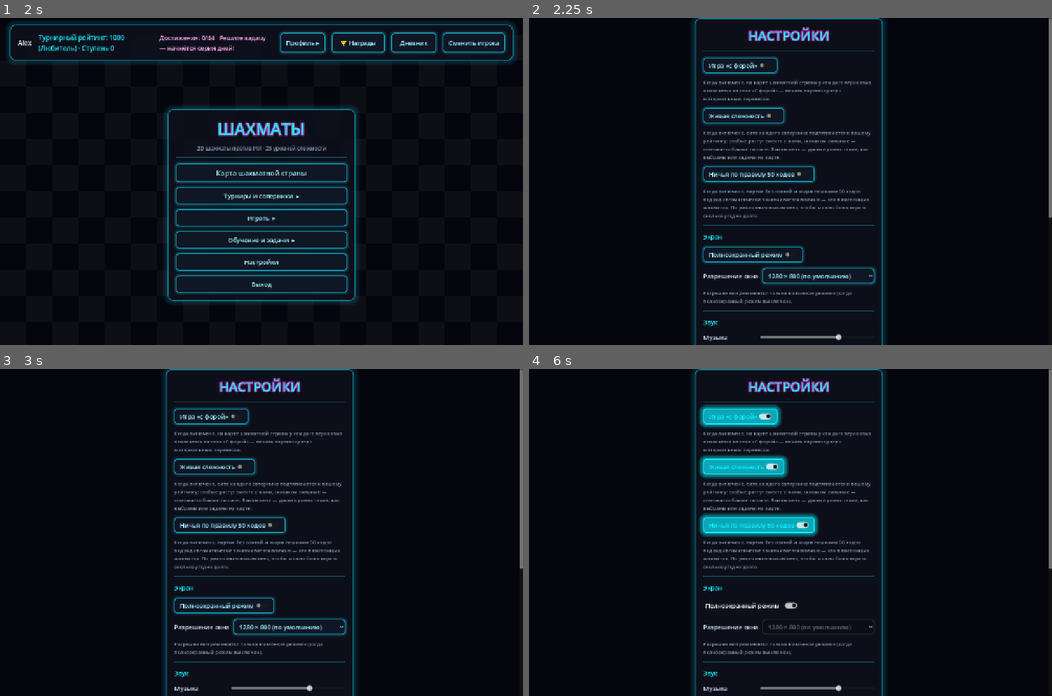
Above: before the commit, frames 1-4 (two rows, left to right).
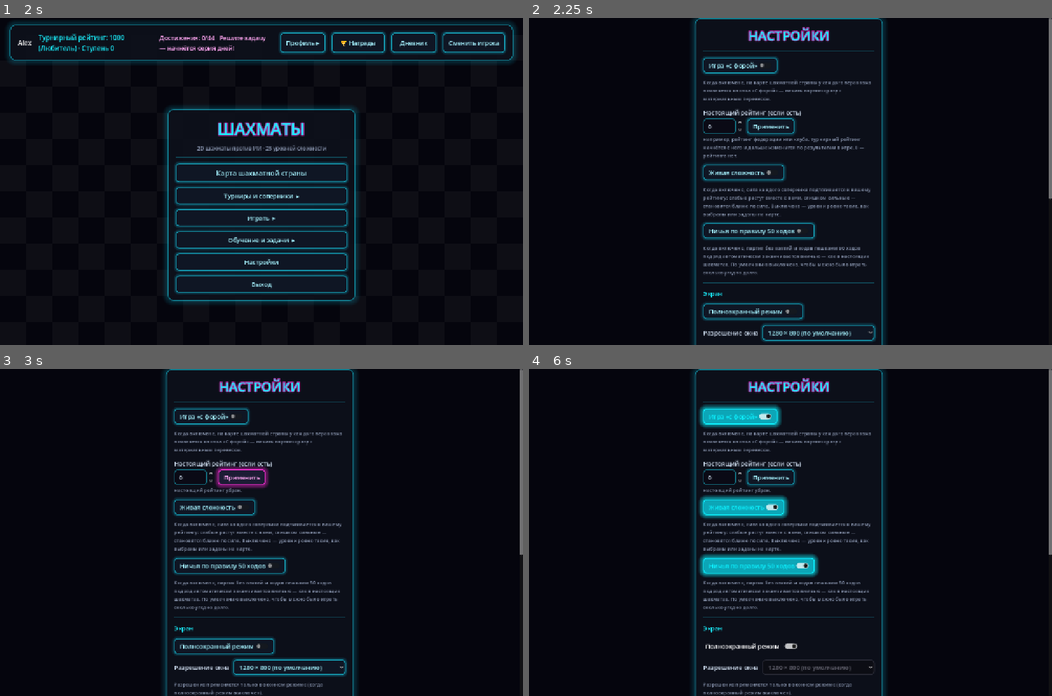
Above: after the commit, the same moments.

Repository: gish4ik1985-crypto/chess-off
Game: Godot game, scene res://scenes/Login.tscn
Same seed, same stepped clock (60 frames per second), same inputs: the game is played once before the commit and once after it.
Inputs (mouse positions are in pixels of both pictures, inside the frame that each line leads up to):
- Up to frame 1 (2 s): click (240, 273) at 0.52 s; type "Alex" at 0.6 s; click "Войти" at 1.25 s
- Up to frame 2 (2.25 s): click "Настройки" at 2 s
- Up to frame 3 (3 s): click (240, 476) at 2.75 s, where only the run after the commit has a clickable "Применить"
- Up to frame 4 (6 s): click "Игра «с форой»" at 3.5 s; click "Живая сложность" at 4.25 s; click "Ничья по правилу 50 ходов" at 5 s; click "Полноэкранный режим" at 5.75 s

Frame 1 is identical in both runs. In frame 2, 7.4% of the frame differs, in the area x 33-100%, y 27-99%; in frame 3, 7.6%; in frame 4, 9.2%, in the area x 32-100%, y 26-100%.

Commit message:
Необязательный ввод настоящего рейтинга как точки отсчёта
Co-Authored-By: Claude Sonnet 5.5 <noreply@anthropic.com>

Diff:
--- a/scripts/Profile.gd
+++ b/scripts/Profile.gd
@@ -291,6 +291,7 @@
 	road_stage = 0
 	road_blunders_fixed = 0
 	road_focus_done = {}
+	real_rating = 0
 	tournament_rating = Glicko2.DEFAULT_RATING
 	tournament_rd = Glicko2.DEFAULT_RD
 	tournament_volatility = Glicko2.DEFAULT_VOLATILITY
@@ -559,6 +560,25 @@
 # (the player + 7 named bots); only the player's games are actually played —
 # the other three boards each round are simulated from rating expectation.
 
+# Настоящий рейтинг игрока (федерация, клуб, турнир), 0 — нет. Служит точкой отсчёта:
+# турнирный и внутренний рейтинг стартуют с него, а дальше идут по результатам игры.
+const REAL_RATING_MIN := 100
+const REAL_RATING_MAX := 2800
+const REAL_RATING_RD := 150.0 # уверенность ниже, чем в собственных партиях — рейтинг быстро подстроится
+var real_rating := 0
+
+func set_real_rating(r: int) -> void:
+	if r <= 0:
+		real_rating = 0
+		save_profile()
+		return
+	real_rating = clampi(r, REAL_RATING_MIN, REAL_RATING_MAX)
+	tournament_rating = float(real_rating)
+	tournament_rd = REAL_RATING_RD
+	rating = float(real_rating)
+	rd = REAL_RATING_RD
+	save_profile()
+
 var tournament_rating: float = Glicko2.DEFAULT_RATING
 var tournament_rd: float = Glicko2.DEFAULT_RD
 var tournament_volatility: float = Glicko2.DEFAULT_VOLATILITY
@@ -1445,6 +1465,7 @@
 	cfg.set_value("road", "blunders_fixed", road_blunders_fixed)
 	cfg.set_value("road", "focus_done", road_focus_done)
 	cfg.set_value("tourney", "rating", tournament_rating)
+	cfg.set_value("tourney", "real_rating", real_rating)
 	cfg.set_value("tourney", "rd", tournament_rd)
 	cfg.set_value("tourney", "volatility", tournament_volatility)
 	cfg.set_value("tourney", "played", tournaments_played)
@@ -1499,6 +1520,7 @@
 	road_blunders_fixed = cfg.get_value("road", "blunders_fixed", 0)
 	road_focus_done = cfg.get_value("road", "focus_done", {})
 	tournament_rating = cfg.get_value("tourney", "rating", Glicko2.DEFAULT_RATING)
+	real_rating = int(cfg.get_value("tourney", "real_rating", 0))
 	tournament_rd = cfg.get_value("tourney", "rd", Glicko2.DEFAULT_RD)
 	tournament_volatility = cfg.get_value("tourney", "volatility", Glicko2.DEFAULT_VOLATILITY)
 	tournaments_played = cfg.get_value("tourney", "played", 0)
--- a/scripts/Settings.gd
+++ b/scripts/Settings.gd
@@ -31,6 +31,7 @@
 	move_sound_option.item_selected.connect(_on_move_sound_selected)
 	handicap_check.button_pressed = Global.handicap_enabled
 	handicap_check.toggled.connect(_on_handicap_toggled)
+	_build_real_rating_row()
 	adaptive_check.button_pressed = Global.adaptive_difficulty
 	adaptive_check.toggled.connect(func(pressed: bool):
 		Global.adaptive_difficulty = pressed
@@ -135,3 +136,41 @@
 
 func _on_back_pressed() -> void:
 	get_tree().change_scene_to_file("res://scenes/Menu.tscn")
+
+# Ввод настоящего рейтинга (необязательно): точка отсчёта для турнирного рейтинга
+func _build_real_rating_row() -> void:
+	var vbox: Node = handicap_check.get_parent().get_parent()
+	var anchor: Node = vbox.get_node("HandicapHint")
+	var box := VBoxContainer.new()
+	var title := Label.new()
+	title.text = "Настоящий рейтинг (если есть)"
+	box.add_child(title)
+	var row := HBoxContainer.new()
+	row.add_theme_constant_override("separation", 10)
+	var spin := SpinBox.new()
+	spin.min_value = 0
+	spin.max_value = Profile.REAL_RATING_MAX
+	spin.step = 10
+	spin.value = Profile.real_rating
+	spin.editable = Profile.has_user()
+	row.add_child(spin)
+	var btn := Button.new()
+	btn.text = "Применить"
+	btn.disabled = not Profile.has_user()
+	row.add_child(btn)
+	var msg := Label.new()
+	msg.add_theme_font_size_override("font_size", 12)
+	msg.add_theme_color_override("font_color", Color(0.55, 0.6, 0.7))
+	msg.autowrap_mode = TextServer.AUTOWRAP_WORD_SMART
+	msg.text = "Например, рейтинг федерации или клуба. Турнирный рейтинг начнётся с него и дальше изменится по результатам в игре. 0 — рейтинга нет."
+	box.add_child(row)
+	box.add_child(msg)
+	btn.pressed.connect(func():
+		var v := int(spin.value)
+		if v != 0 and v < Profile.REAL_RATING_MIN:
+			msg.text = "Рейтинг должен быть от %d до %d или 0." % [Profile.REAL_RATING_MIN, Profile.REAL_RATING_MAX]
+			return
+		Profile.set_real_rating(v)
+		msg.text = "Сохранено. Турнирный рейтинг: %d." % int(Profile.tournament_rating) if v > 0 else "Настоящий рейтинг убран.")
+	vbox.add_child(box)
+	vbox.move_child(box, anchor.get_index() + 1)
--- a/scripts/tools/test_rating_realism.gd
+++ b/scripts/tools/test_rating_realism.gd
@@ -141,6 +141,16 @@
 	for i in range(100):
 		Profile.record_tournament_game(1, 1.0)
 	check("турнир: 100 побед над уровнем 1 не разгоняют рейтинг (%d)" % int(Profile.tournament_rating), Profile.tournament_rating <= Glicko2.DEFAULT_RATING + 100.0)
+	var saved_real: int = Profile.real_rating
+	var saved_int: float = Profile.rating
+	Profile.set_real_rating(1234)
+	check("настоящий рейтинг становится точкой отсчёта", int(Profile.tournament_rating) == 1234 and int(Profile.rating) == 1234 and Profile.tournament_rd < Glicko2.DEFAULT_RD)
+	Profile.set_real_rating(99999)
+	check("настоящий рейтинг ограничен сверху", Profile.real_rating == Profile.REAL_RATING_MAX)
+	Profile.set_real_rating(0)
+	check("ноль убирает настоящий рейтинг, рейтинг остаётся", Profile.real_rating == 0 and int(Profile.tournament_rating) == Profile.REAL_RATING_MAX)
+	Profile.real_rating = saved_real
+	Profile.rating = saved_int
 	Profile.current_user = saved_user
 	Profile.tournament_rating = saved_r
 	Profile.tournament_rd = saved_rd
